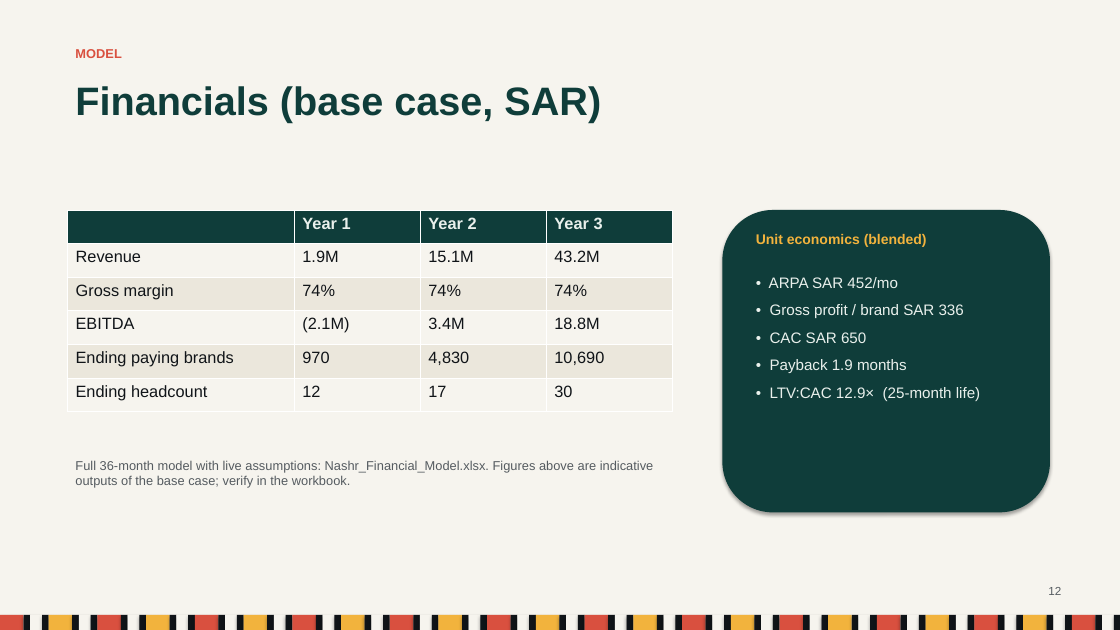
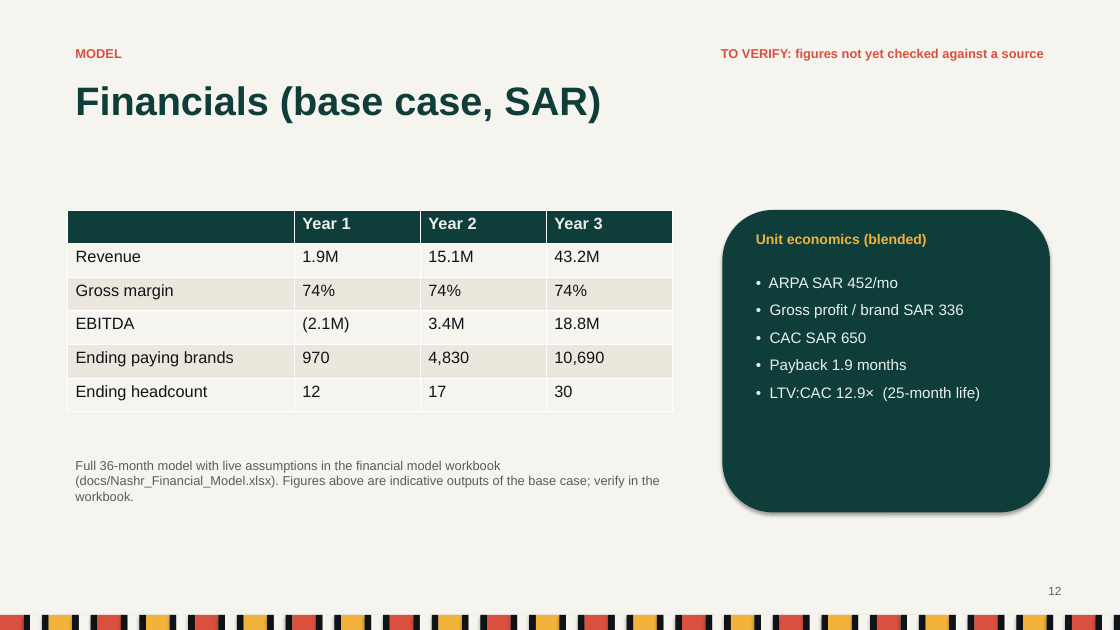
Before and after one commit to iAbulkhair/Nashr, a slide deck: slide 12 of docs/Nashr_Pitch_Deck.pptx. Drawn at 1120x630 pixels with LibreOffice and Linux fonts; fonts in the diff are those of the drawing. Boxes give left, top, right and bottom in pixels: in the first picture for what was removed or moved away, otherwise in the second. Text is boxed around its words. In the diff, an @@ line names an element or a change of style, - is before the commit and + after.

```diff
--- a/docs/Nashr_Pitch_Deck.pptx
+++ b/docs/Nashr_Pitch_Deck.pptx
@@ text added at [721, 48, 1044, 61], 11 pt, text #D9503F, bold @@
+TO VERIFY: figures not yet checked against a source
@@ text at [75, 460, 660, 501]: text changed @@
-Full 36-month model with live assumptions: Nashr_Financial_Model.xlsx. Figures above are indicative outputs of the base case; verify in the workbook.
+Full 36-month model with live assumptions in the financial model workbook (docs/Nashr_Financial_Model.xlsx). Figures above are indicative outputs of the base case; verify in the workbook.
```
Also in this commit, not shown: 10 other slides changed, 7 other files.
